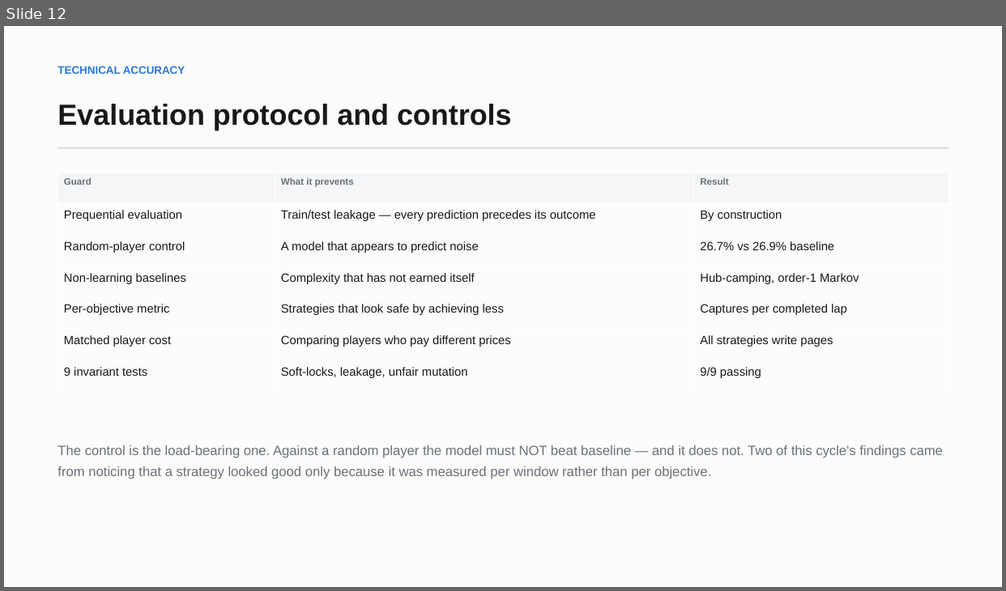
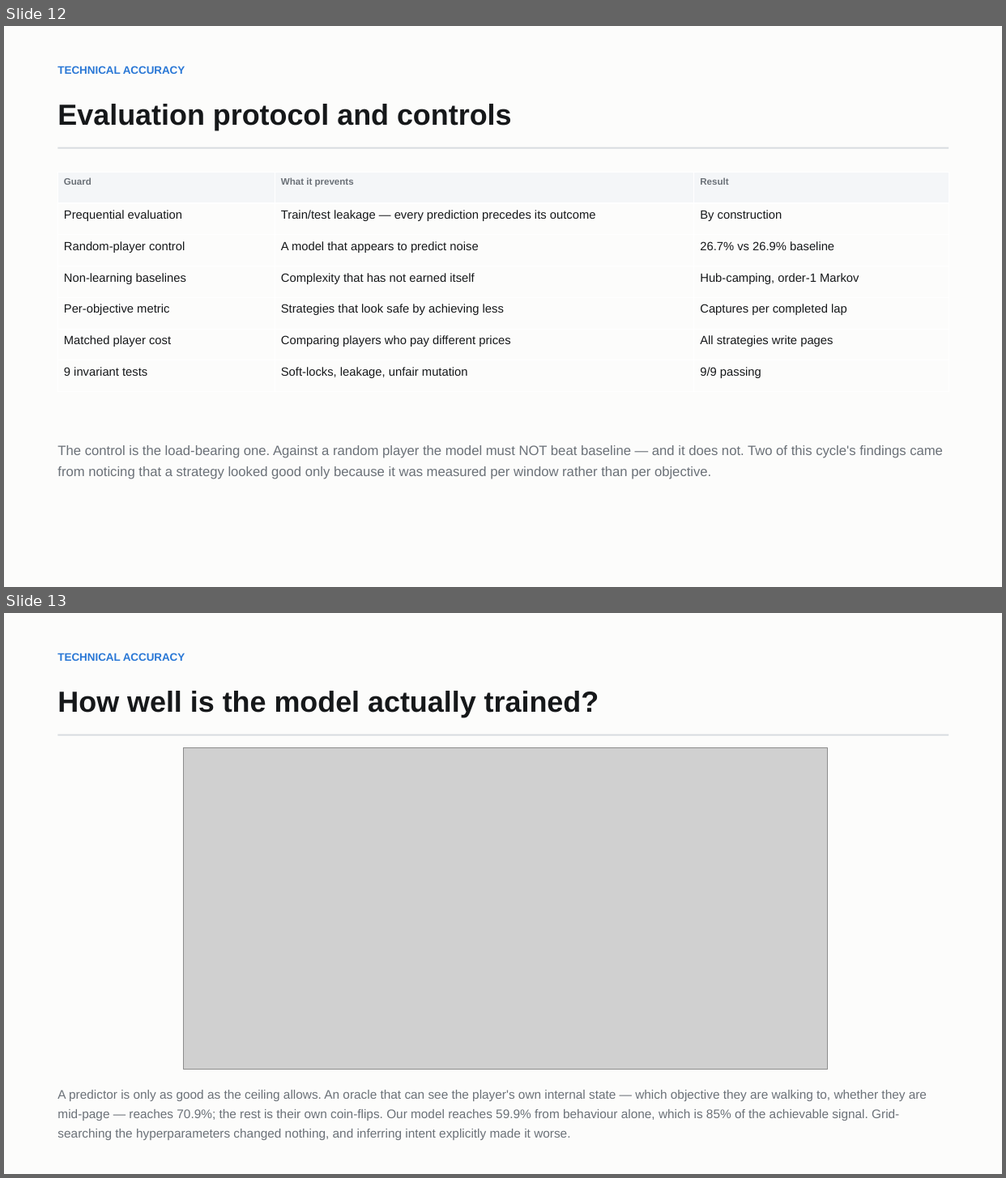
Before and after one commit to Sh1v4mKum4r/parity, a slide deck: docs/PARITY-review3-deck.pptx. Shown one above the other, each under a label of ours: slide 12 before the commit, slides 12 and 13 after it. The pictures are 1006x591 and 1006x1178 pixels, drawn with LibreOffice and Linux fonts; fonts in the diff are those of the drawing; grey boxes stand for pictures. Boxes give left, top, right and bottom in pixels: in the first picture for what was removed or moved away, otherwise in the second. Text is boxed around its words. In the diff, an @@ line names an element or a change of style, - is before the commit and + after.

```diff
--- a/docs/PARITY-review3-deck.pptx
+++ b/docs/PARITY-review3-deck.pptx
@@ slide 13 added at [4,613,1002,1174], background #FCFCFB @@
@@ text added at [57,653,185,661], 10.5 pt, text #2A78D6, bold @@
+TECHNICAL ACCURACY
@@ text added at [57,691,599,717], 28 pt, text #16181A, bold @@
+How well is the model actually trained?
@@ rectangle added at [58,735,948,736], fill #D8DCE0 @@
@@ picture added at [184,747,828,1070] @@
@@ text added at [57,1090,927,1140], 12 pt, text #6B7178 @@
+A predictor is only as good as the ceiling allows. An oracle that can see the player's own internal state — which objective they are walking to, whether they are mid-page — reaches 70.9%; the rest is their own coin-flips. Our model reaches 59.9% from behaviour alone, which is 85% of the achievable signal. Grid-searching the hyperparameters changed nothing, and inferring intent explicitly made it worse.
```
Also in this commit, not shown: 7 other files.
